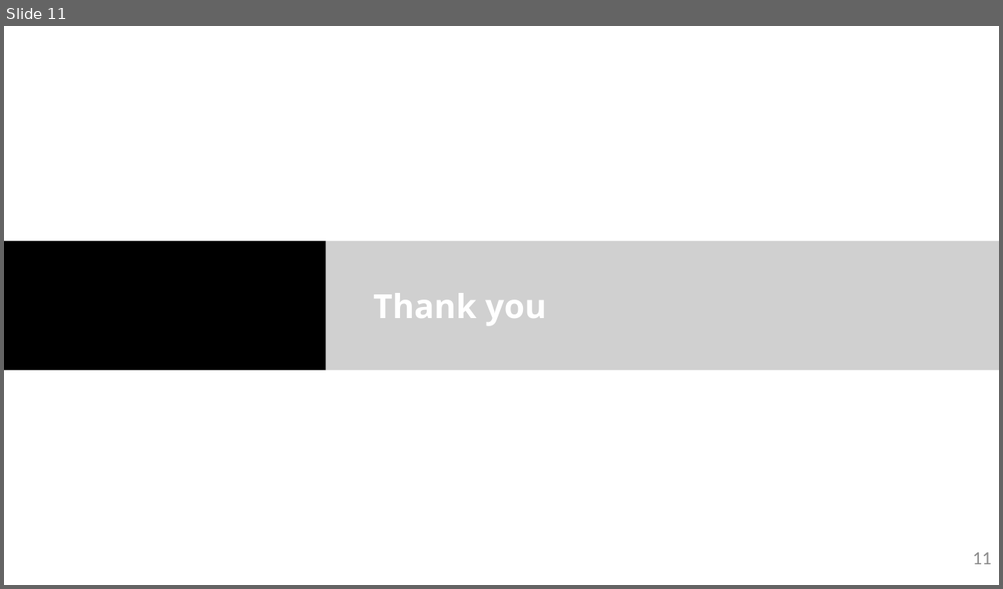
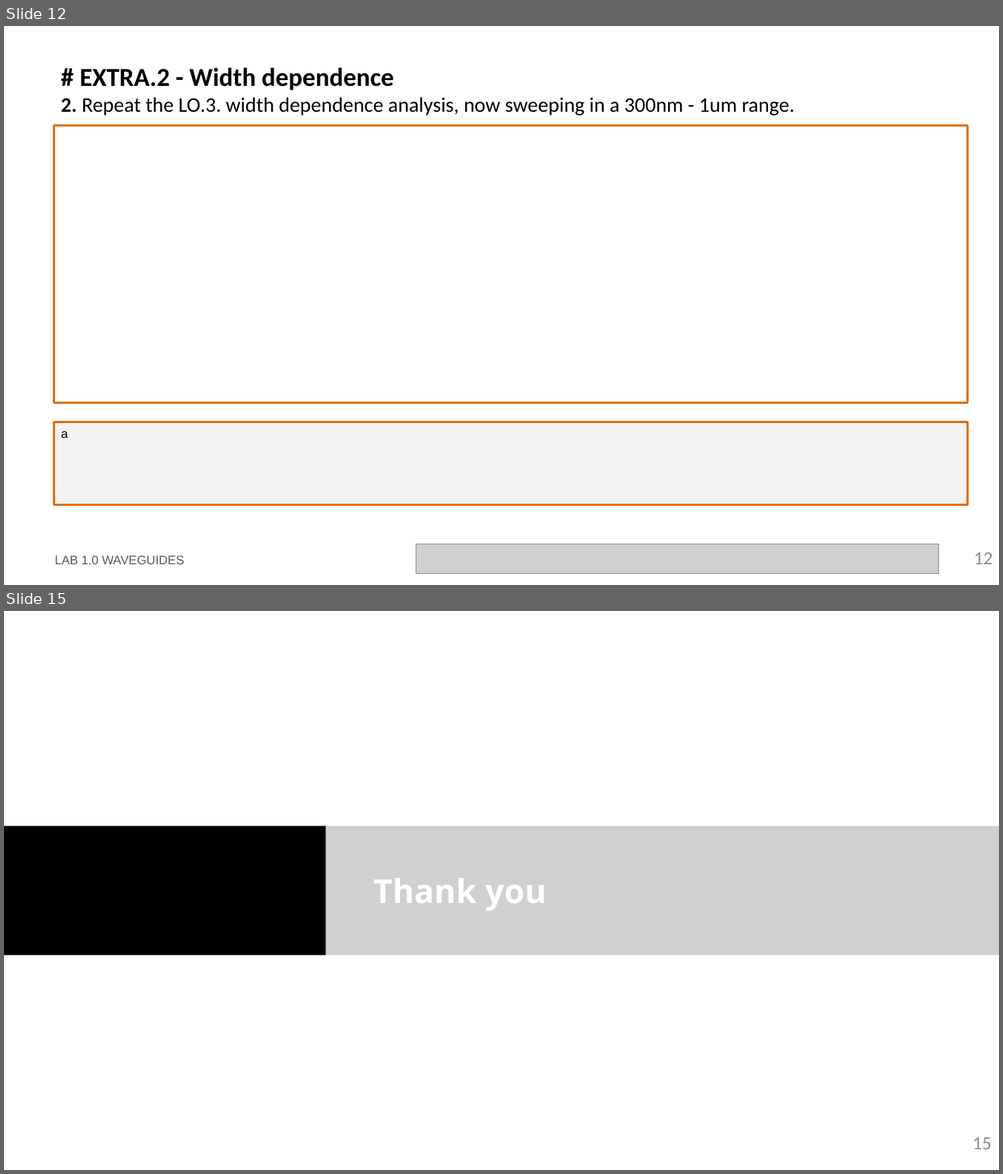
Before and after one commit to jllanoh/cifoin-lab1, a slide deck: LabBook_10.pptx. Shown one above the other, each under a label of ours: slide 11 before the commit, slides 12 and 15 after it; the slides between them are not shown. The pictures are 1003x589 and 1003x1174 pixels, drawn with LibreOffice and Linux fonts; fonts in the diff are those of the drawing; grey boxes stand for pictures; background and template pictures are left out. Boxes give left, top, right and bottom in pixels: in the first picture for what was removed or moved away, otherwise in the second. Text is boxed around its words. In the diff, an @@ line names an element or a change of style, - is before the commit and + after.

```diff
--- a/LabBook_10.pptx
+++ b/LabBook_10.pptx
@@ slide 12 added at (4,26,999,585), background #FFFFFF @@
@@ title added at (61,67,794,116), 20 pt, text #000000 @@
+# EXTRA.2 - Width dependence
+2. Repeat the LO.3. width dependence analysis, now sweeping in a 300nm - 1um range.
@@ rectangle added at (54,125,968,403), outline #E0700D 2.25 pt @@
@@ rectangle added at (54,423,968,506), fill #F2F2F2, outline #E0700D 2.25 pt, 12 pt, text #000000 @@
+a
@@ text added at (55,556,184,565), 12 pt, text #585858 @@
+LAB 1.0 WAVEGUIDES
@@ picture added at (416,545,939,574) @@
@@ page number added at (973,553,993,565), 18 pt, text #8C8C8C @@
+12
@@ what was slide 11 is now slide 15 @@
@@ page number at (972,1138,991,1150): text changed @@
-11
+15
```
Also in this commit, not shown: 3 other slides added, 1 other file.
